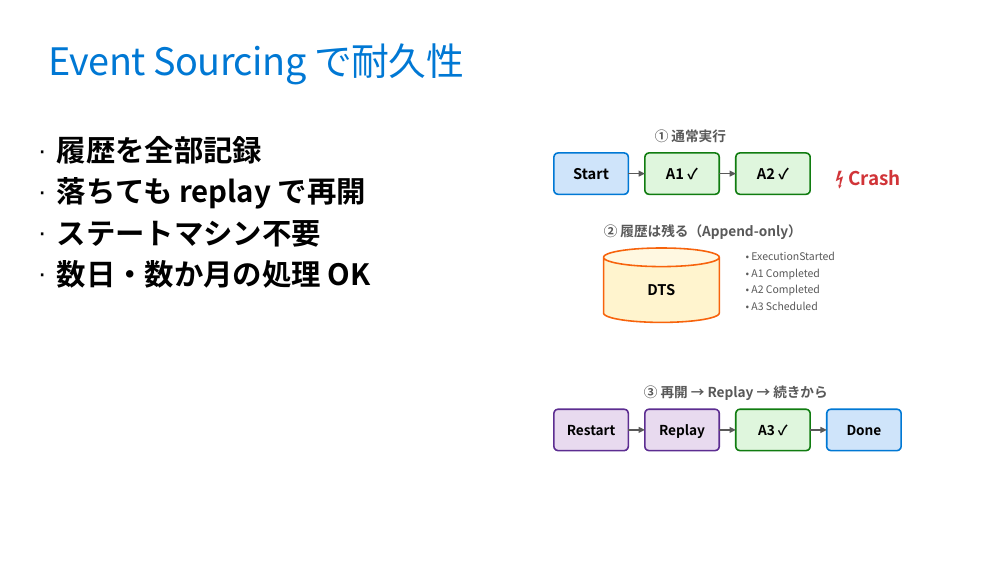
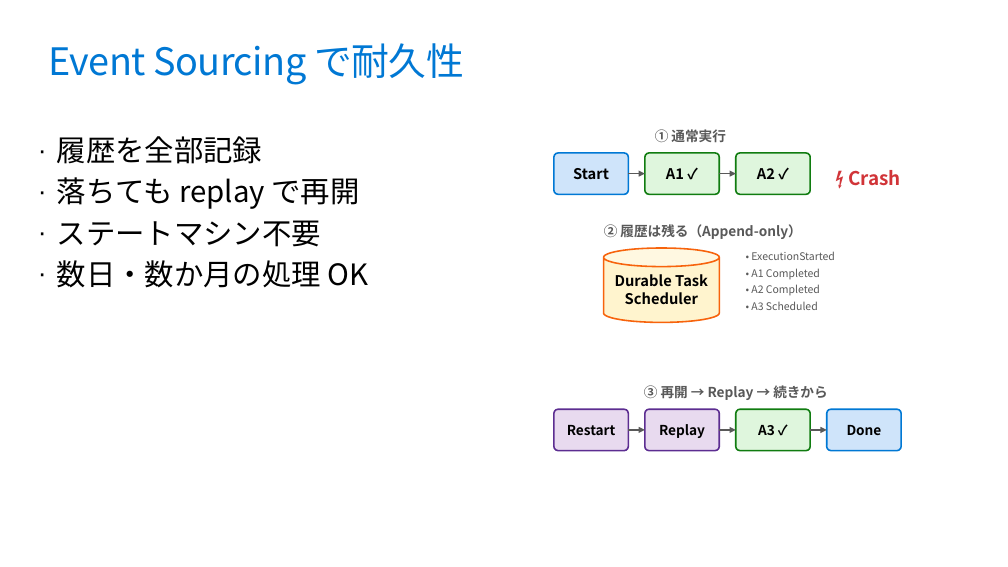
Before and after one commit to runceel/yonayona-durable, a slide deck: slide 11 of slides/slides.pptx (slide 7 before the commit). Drawn at 1008x567 pixels with LibreOffice and Linux fonts; fonts in the diff are those of the drawing; background and template pictures are left out. Boxes give left, top, right and bottom in pixels: in the first picture for what was removed or moved away, otherwise in the second. Text is boxed around its words. In the diff, an @@ line names an element or a change of style, - is before the commit and + after.

```diff
--- a/slides/slides.pptx
+++ b/slides/slides.pptx
@@ text "履歴を全部記録" at <box>57,136,368,288</box>: bold off @@
@@ text in cylinder at <box>615,274,708,304</box>: text changed @@
-DTS
+Durable Task Scheduler
```
Also in this commit, not shown: 4 other slides changed, 7 slides added, 8 slides removed.
